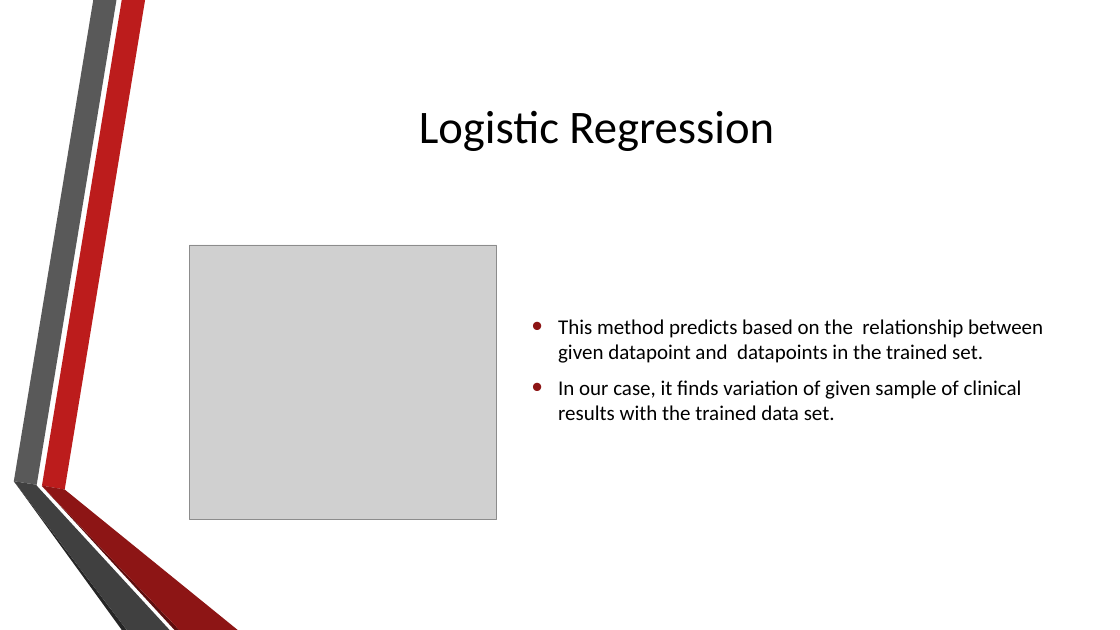
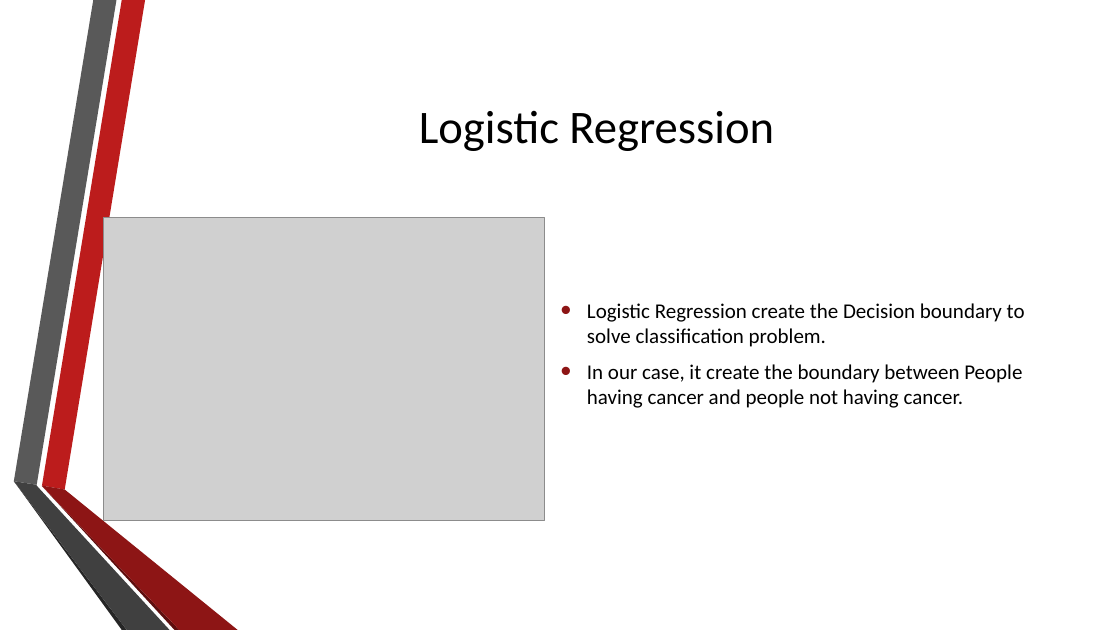
Before and after one commit to shubhamg199630/heart_disease_detection, a slide deck: slide 17 of Presentation.pptx. Drawn at 1120x630 pixels with LibreOffice and Linux fonts; fonts in the diff are those of the drawing; grey boxes stand for pictures; background and template pictures are left out. Boxes give left, top, right and bottom in pixels: in the first picture for what was removed or moved away, otherwise in the second. Text is boxed around its words. In the diff, an @@ line names an element or a change of style, - is before the commit and + after.

```diff
--- a/Presentation.pptx
+++ b/Presentation.pptx
@@ picture: place and size @@
-picture at [189,245,497,520]
+picture at [103,218,544,521]
@@ text at [587,303,1025,408]: text changed @@
-• This method predicts based on the relationship between given datapoint and datapoints in the trained set.
-• In our case, it finds variation of given sample of clinical results with the trained data set.
+• Logistic Regression create the Decision boundary to solve classification problem.
+• In our case, it create the boundary between People having cancer and people not having cancer.
```
Also in this commit, not shown: 1 other slide changed.
